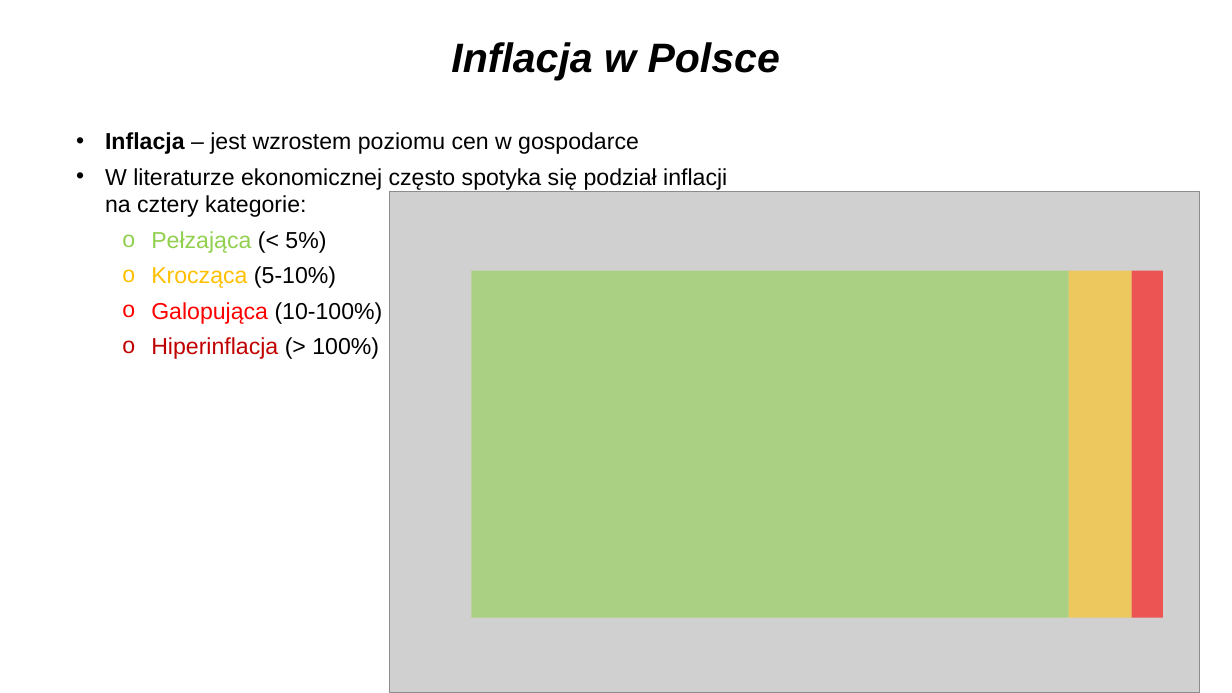
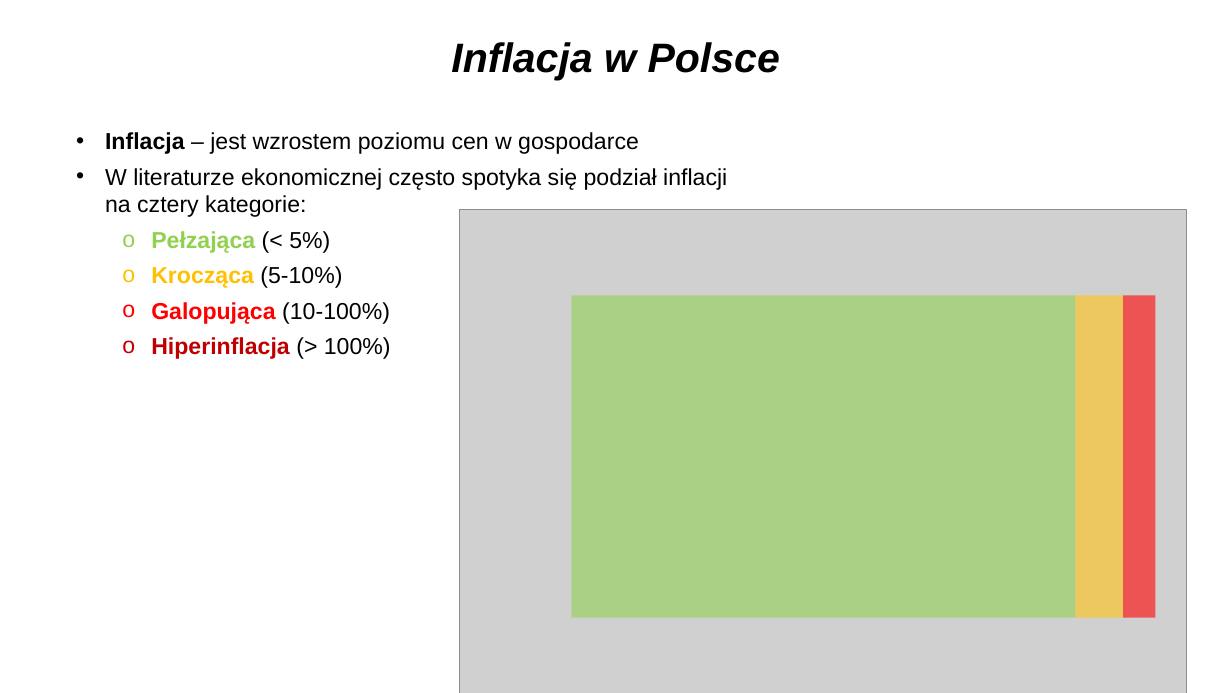
Before and after one commit to 1Jaroslav1/SAD_P1, a slide deck: slide 2 of Problem2/SAD_Problem_2.pptx. Drawn at 1232x693 pixels with LibreOffice and Linux fonts; fonts in the diff are those of the drawing; grey boxes stand for pictures. Boxes give left, top, right and bottom in pixels: in the first picture for what was removed or moved away, otherwise in the second. Text is boxed around its words. In the diff, an @@ line names an element or a change of style, - is before the commit and + after.

Commit message:
finished presentation

```diff
--- a/Problem2/SAD_Problem_2.pptx
+++ b/Problem2/SAD_Problem_2.pptx
@@ picture: place and size @@
-picture at bbox=[390, 191, 1200, 693]
+picture at bbox=[460, 209, 1188, 693]
@@ text at bbox=[151, 231, 391, 359]: bold on in "Pełzająca", "Krocząca", "Galopująca", "Hiperinflacja" @@
@@ rectangle: place and size @@
-rectangle at bbox=[471, 271, 1068, 618]
+rectangle at bbox=[572, 296, 1076, 618]
@@ rectangle: place and size @@
-rectangle at bbox=[1069, 271, 1132, 618]
+rectangle at bbox=[1076, 296, 1124, 618]
@@ rectangle: place and size @@
-rectangle at bbox=[1132, 271, 1164, 618]
+rectangle at bbox=[1123, 296, 1155, 618]
```
Also in this commit, not shown: 1 other slide changed, 15 slides added, 4 slides removed, 15 other files.
